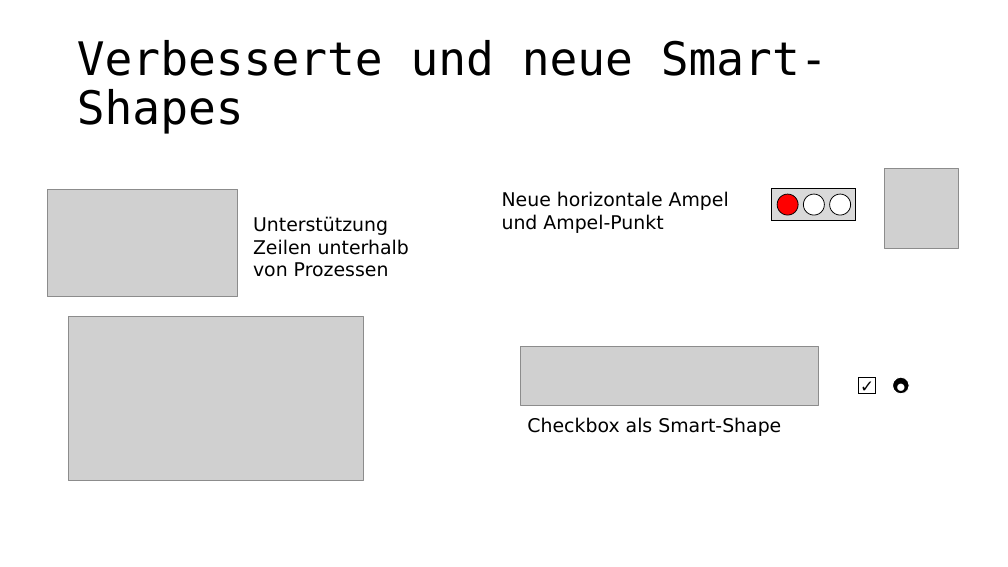
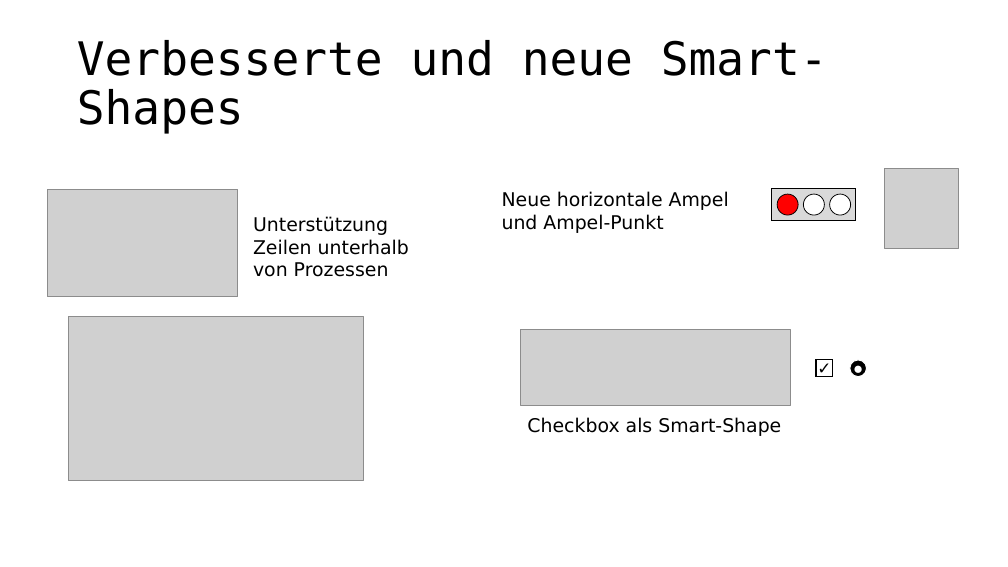
Before and after one commit to pyro-team/bkt-toolbox, a slide deck: slide 4 of documentation/Changelog.pptx (slide 3 before the commit). Drawn at 1008x567 pixels with LibreOffice and Linux fonts; fonts in the diff are those of the drawing; grey boxes stand for pictures. Boxes give left, top, right and bottom in pixels: in the first picture for what was removed or moved away, otherwise in the second. Text is boxed around its words. In the diff, an @@ line names an element or a change of style, - is before the commit and + after.

Commit message:
updated screenshot

```diff
--- a/documentation/Changelog.pptx
+++ b/documentation/Changelog.pptx
@@ picture: place and size @@
-picture at box(520, 346, 819, 405)
+picture at box(520, 330, 790, 405)
@@ rectangle "✓": place and size @@
-rectangle "✓" at box(859, 377, 876, 394)
+rectangle "✓" at box(816, 360, 833, 377)
@@ ellipse "●": place and size @@
-ellipse "●" at box(893, 377, 910, 394)
+ellipse "●" at box(850, 360, 867, 377)
```
Also in this commit, not shown: 6 other slides changed, 1 slide added.
